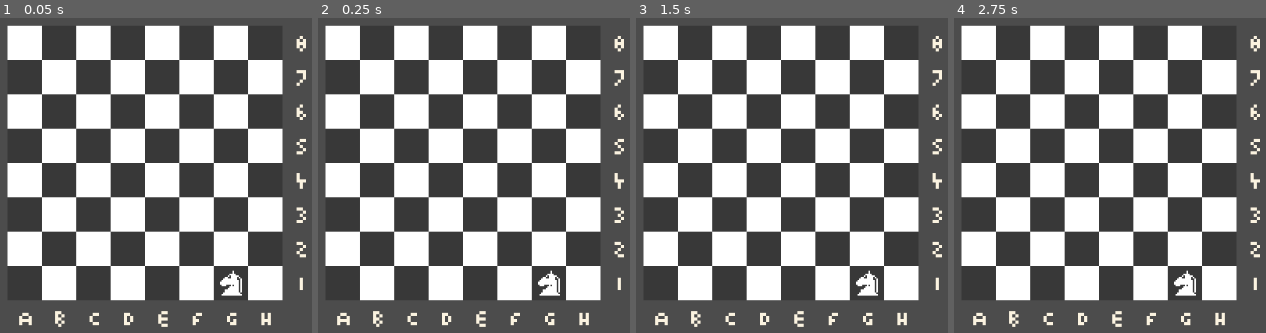
Above: before the commit, frames 1-4 (left to right).
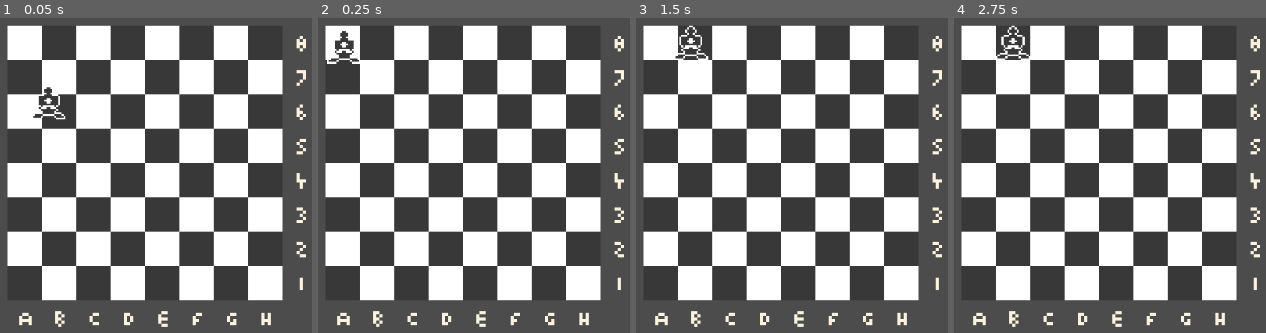
Above: after the commit, the same moments.

Repository: voicu-bogdan/chess
Game: Godot game, scene res://Node2D.tscn
Same seed, same stepped clock (60 frames per second), same inputs: the game is played once before the commit and once after it.
Inputs (mouse positions are in pixels of both pictures, inside the frame that each line leads up to):
- Up to frame 1 (0.05 s): no input
- Up to frame 2 (0.25 s): no input
- Up to frame 3 (1.5 s): click (660, 43) at 0.52 s; click (695, 43) at 1.27 s
- Up to frame 4 (2.75 s): click (1047, 43) at 2.02 s

The runs differ from the first frame. In frame 1, 0.7% of the frame differs, in the area x 10-78%, y 21-89%; in frame 2, 0.8%, in the area x 2-78%, y 4-89%; in frame 3, 0.7%; in frame 4, 0.8%.

Commit message:
born without a brain

Diff:
--- /dev/null
+++ b/Chess/Chess/Chess/Node2D.tscn
@@ -0,0 +1,49 @@
+[gd_scene load_steps=5 format=2]
+
+[ext_resource path="res://Assets/Board/board.png" type="Texture" id=1]
+[ext_resource path="res://Assets/Board/text.png" type="Texture" id=2]
+[ext_resource path="res://Assets/Board/numbers.png" type="Texture" id=3]
+[ext_resource path="res://Assets/Pieces White/white_knight.png" type="Texture" id=4]
+
+[node name="Node2D" type="Node2D"]
+
+[node name="Board" type="Sprite" parent="."]
+scale = Vector2( 2, 2 )
+texture = ExtResource( 1 )
+
+[node name="Camera2D" type="Camera2D" parent="."]
+current = true
+
+[node name="TileMap" type="TileMap" parent="."]
+cell_size = Vector2( 44, 44 )
+centered_textures = true
+format = 1
+
+[node name="Text" type="Sprite" parent="."]
+position = Vector2( 0, 200 )
+scale = Vector2( 2, 2 )
+texture = ExtResource( 2 )
+
+[node name="Numbers" type="Sprite" parent="."]
+position = Vector2( 200, 0 )
+scale = Vector2( 2, 2 )
+texture = ExtResource( 3 )
+
+[node name="Piece" type="Node" parent="."]
+
+[node name="Sprite" type="Sprite" parent="Piece"]
+position = Vector2( 110, 154 )
+scale = Vector2( 2, 2 )
+texture = ExtResource( 4 )
+
+[node name="GridContainer" type="GridContainer" parent="."]
+margin_left = -176.0
+margin_top = -176.0
+margin_right = 176.0
+margin_bottom = 176.0
+size_flags_horizontal = 3
+size_flags_vertical = 3
+columns = 8
+
+[node name="A1" type="TextureRect" parent="GridContainer"]
+stretch_mode = 2
--- /dev/null
+++ b/Chess/Chess/Chess/default_env.tres
@@ -0,0 +1,7 @@
+[gd_resource type="Environment" load_steps=2 format=2]
+
+[sub_resource type="ProceduralSky" id=1]
+
+[resource]
+background_mode = 2
+background_sky = SubResource( 1 )
--- /dev/null
+++ b/Chess/Chess/Chess/project.godot
@@ -0,0 +1,51 @@
+; Engine configuration file.
+; It's best edited using the editor UI and not directly,
+; since the parameters that go here are not all obvious.
+;
+; Format:
+;   [section] ; section goes between []
+;   param=value ; assign values to parameters
+
+config_version=4
+
+[application]
+
+config/name="Chess"
+run/main_scene="res://Node2D.tscn"
+config/icon="res://icon.png"
+
+[gui]
+
+common/drop_mouse_on_gui_input_disabled=true
+
+[importer_defaults]
+
+texture={
+"compress/bptc_ldr": 0,
+"compress/hdr_mode": 0,
+"compress/lossy_quality": 0.7,
+"compress/mode": 0,
+"compress/normal_map": 0,
+"detect_3d": false,
+"flags/anisotropic": false,
+"flags/filter": false,
+"flags/mipmaps": false,
+"flags/repeat": 0,
+"flags/srgb": 2,
+"process/HDR_as_SRGB": false,
+"process/fix_alpha_border": true,
+"process/invert_color": false,
+"process/normal_map_invert_y": false,
+"process/premult_alpha": false,
+"size_limit": 0,
+"stream": false,
+"svg/scale": 1.0
+}
+
+[physics]
+
+common/enable_pause_aware_picking=true
+
+[rendering]
+
+environment/default_environment="res://default_env.tres"
--- /dev/null
+++ b/Chess/Chess/Main.gd
@@ -0,0 +1,74 @@
+extends Node2D
+
+onready var board_grid = $BoardGrid
+onready var grid_sprite = $Board/Grid
+onready var tp = $Pawns/Sprite
+
+var selected_piece: Piece = null
+
+class Piece:
+	var id: int
+	var type: String
+	var node: Node
+	var i: int = 0
+	var j: int = 0
+	var pos = Vector2(0, 0)
+
+	func _init(node, i, j):
+		self.node = node
+		self.i = i
+		self.j = j
+
+var pieces: Array = []
+
+var board = [
+	[null, null, null, null, null, null, null, null],
+	[null, null, null, null, null, null, null, null],
+	[null, null, null, null, null, null, null, null],
+	[null, null, null, null, null, null, null, null],
+	[null, null, null, null, null, null, null, null],
+	[null, null, null, null, null, null, null, null],
+	[null, null, null, null, null, null, null, null],
+	[null, null, null, null, null, null, null, null],
+]
+
+func calc(i: int, j: int):
+	var board_start = grid_sprite.global_position - grid_sprite.texture.get_size() / 2
+	var board_size = grid_sprite.texture.get_size() * 2
+	var cell_size = board_size.x / 8
+	return Vector2((i-1.0) * cell_size + cell_size/2.0, (j-1.0) * cell_size + cell_size/2.0) - board_size / 2
+
+func _ready():
+	for j in range (1, 9):
+		for i in range(1, 9):
+			var tb = TextureButton.new()
+			tb.connect("pressed", self, "_tile_click", [i, j])
+			tb.size_flags_horizontal = Control.SIZE_EXPAND_FILL
+			tb.size_flags_vertical = Control.SIZE_EXPAND_FILL
+			board_grid.add_child(tb)
+	pass
+
+	var test_p = Piece.new(tp, 1, 1)
+	test_p.pos = calc(1, 1)
+	board[0][0] = test_p
+	pieces.append(test_p)
+
+func _tile_click(i: int, j: int):
+	print(i, " ", j, " ", selected_piece)
+	if (selected_piece == null):
+		selected_piece = board[i-1][j-1]
+		if (selected_piece != null):
+			selected_piece.node.get_material().set_shader_param("is_on", true)
+	else:
+		if (i != selected_piece.i || j != selected_piece.j):
+			board[i - 1][j - 1] = board[selected_piece.i - 1][selected_piece.j - 1]
+			board[selected_piece.i - 1][selected_piece.j - 1] = null
+		selected_piece.i = i
+		selected_piece.j = j
+		selected_piece.pos = calc(i, j)
+		selected_piece.node.get_material().set_shader_param("is_on", false)
+		selected_piece = null
+
+func _process(delta):
+	for p in pieces:
+		p.node.position = lerp(p.node.position, p.pos, 0.5 * delta * 25)
--- a/Chess/Chess/Node2D.tscn
+++ b/Chess/Chess/Node2D.tscn
@@ -1,49 +1,130 @@
-[gd_scene load_steps=5 format=2]
+[gd_scene load_steps=8 format=2]
 
 [ext_resource path="res://Assets/Board/board.png" type="Texture" id=1]
 [ext_resource path="res://Assets/Board/text.png" type="Texture" id=2]
 [ext_resource path="res://Assets/Board/numbers.png" type="Texture" id=3]
-[ext_resource path="res://Assets/Pieces White/white_knight.png" type="Texture" id=4]
+[ext_resource path="res://Main.gd" type="Script" id=4]
+[ext_resource path="res://Assets/Pieces Black/black_bishop.png" type="Texture" id=5]
 
-[node name="Node2D" type="Node2D"]
+[sub_resource type="Shader" id=1]
+code = "shader_type canvas_item;
 
-[node name="Board" type="Sprite" parent="."]
-scale = Vector2( 2, 2 )
-texture = ExtResource( 1 )
+uniform vec4 color : hint_color = vec4(1.0);
+uniform float width : hint_range(0, 10) = 1.0;
+uniform int pattern : hint_range(0, 2) = 0; // diamond, circle, square
+uniform bool inside = false;
+uniform bool add_margins = true; // only useful when inside is false
+
+uniform bool is_on = false;
+
+void vertex() {
+	if (is_on) {
+		if (add_margins) {
+			VERTEX += (UV * 2.0 - 1.0) * width;
+		}
+	}
+}
+
+bool hasContraryNeighbour(vec2 uv, vec2 texture_pixel_size, sampler2D texture) {
+	for (float i = -ceil(width); i <= ceil(width); i++) {
+		float x = abs(i) > width ? width * sign(i) : i;
+		float offset;
+
+		if (pattern == 0) {
+			offset = width - abs(x);
+		} else if (pattern == 1) {
+			offset = floor(sqrt(pow(width + 0.5, 2) - x * x));
+		} else if (pattern == 2) {
+			offset = width;
+		}
+
+		for (float j = -ceil(offset); j <= ceil(offset); j++) {
+			float y = abs(j) > offset ? offset * sign(j) : j;
+			vec2 xy = uv + texture_pixel_size * vec2(x, y);
+
+			if ((xy != clamp(xy, vec2(0.0), vec2(1.0)) || texture(texture, xy).a == 0.0) == inside) {
+				return true;
+			}
+		}
+	}
+
+	return false;
+}
+
+void fragment() {
+	vec2 uv = UV;
+
+	if (is_on) {
+		if (add_margins) {
+			vec2 texture_pixel_size = vec2(1.0) / (vec2(1.0) / TEXTURE_PIXEL_SIZE + vec2(width * 2.0));
+
+			uv = (uv - texture_pixel_size * width) * TEXTURE_PIXEL_SIZE / texture_pixel_size;
+
+			if (uv != clamp(uv, vec2(0.0), vec2(1.0))) {
+				COLOR.a = 0.0;
+			} else {
+				COLOR = texture(TEXTURE, uv);
+			}
+		} else {
+			COLOR = texture(TEXTURE, uv);
+		}
+
+		if ((COLOR.a > 0.0) == inside && hasContraryNeighbour(uv, TEXTURE_PIXEL_SIZE, TEXTURE)) {
+			COLOR.rgb = inside ? mix(COLOR.rgb, color.rgb, color.a) : color.rgb;
+			COLOR.a += (1.0 - COLOR.a) * color.a;
+		}
+	} else {
+		COLOR = texture(TEXTURE, UV);
+	}
+
+}"
+
+[sub_resource type="ShaderMaterial" id=2]
+shader = SubResource( 1 )
+shader_param/color = Color( 0.847059, 0.627451, 0.584314, 1 )
+shader_param/width = 1.0
+shader_param/pattern = 0
+shader_param/inside = false
+shader_param/add_margins = true
+shader_param/is_on = false
+
+[node name="Main" type="Node2D"]
+script = ExtResource( 4 )
 
 [node name="Camera2D" type="Camera2D" parent="."]
 current = true
 
-[node name="TileMap" type="TileMap" parent="."]
-cell_size = Vector2( 44, 44 )
-centered_textures = true
-format = 1
-
-[node name="Text" type="Sprite" parent="."]
-position = Vector2( 0, 200 )
-scale = Vector2( 2, 2 )
-texture = ExtResource( 2 )
-
-[node name="Numbers" type="Sprite" parent="."]
-position = Vector2( 200, 0 )
-scale = Vector2( 2, 2 )
-texture = ExtResource( 3 )
-
-[node name="Piece" type="Node" parent="."]
-
-[node name="Sprite" type="Sprite" parent="Piece"]
-position = Vector2( 110, 154 )
-scale = Vector2( 2, 2 )
-texture = ExtResource( 4 )
-
-[node name="GridContainer" type="GridContainer" parent="."]
+[node name="BoardGrid" type="GridContainer" parent="."]
 margin_left = -176.0
 margin_top = -176.0
 margin_right = 176.0
 margin_bottom = 176.0
 size_flags_horizontal = 3
 size_flags_vertical = 3
+custom_constants/vseparation = 0
+custom_constants/hseparation = 0
 columns = 8
 
-[node name="A1" type="TextureRect" parent="GridContainer"]
-stretch_mode = 2
+[node name="Board" type="Node2D" parent="."]
+
+[node name="Grid" type="Sprite" parent="Board"]
+scale = Vector2( 2, 2 )
+texture = ExtResource( 1 )
+
+[node name="Text" type="Sprite" parent="Board"]
+position = Vector2( 0, 200 )
+scale = Vector2( 2, 2 )
+texture = ExtResource( 2 )
+
+[node name="Numbers" type="Sprite" parent="Board"]
+position = Vector2( 200, 0 )
+scale = Vector2( 2, 2 )
+texture = ExtResource( 3 )
+
+[node name="Pawns" type="Node2D" parent="."]
+
+[node name="Sprite" type="Sprite" parent="Pawns"]
+material = SubResource( 2 )
+position = Vector2( -92.775, 0 )
+scale = Vector2( 2.44444, 2.31579 )
+texture = ExtResource( 5 )
Binary file added: Chess/Chess/Chess/Assets/Board/board.png
Not shown, added: Chess/Chess/Chess/Assets/Board/board.png.import
Binary file added: Chess/Chess/Chess/Assets/Board/numbers.png
Not shown, added: Chess/Chess/Chess/Assets/Board/numbers.png.import
Binary file added: Chess/Chess/Chess/Assets/Board/text.png
Not shown, added: Chess/Chess/Chess/Assets/Board/text.png.import
Binary file added: Chess/Chess/Chess/Assets/Pieces Black/black_bishop.png
Not shown, added: Chess/Chess/Chess/Assets/Pieces Black/black_bishop.png.import
Binary file added: Chess/Chess/Chess/Assets/Pieces Black/black_king.png
Not shown, added: Chess/Chess/Chess/Assets/Pieces Black/black_king.png.import
Binary file added: Chess/Chess/Chess/Assets/Pieces Black/black_knight.png
Not shown, added: Chess/Chess/Chess/Assets/Pieces Black/black_knight.png.import
(and 20 more such lines)
